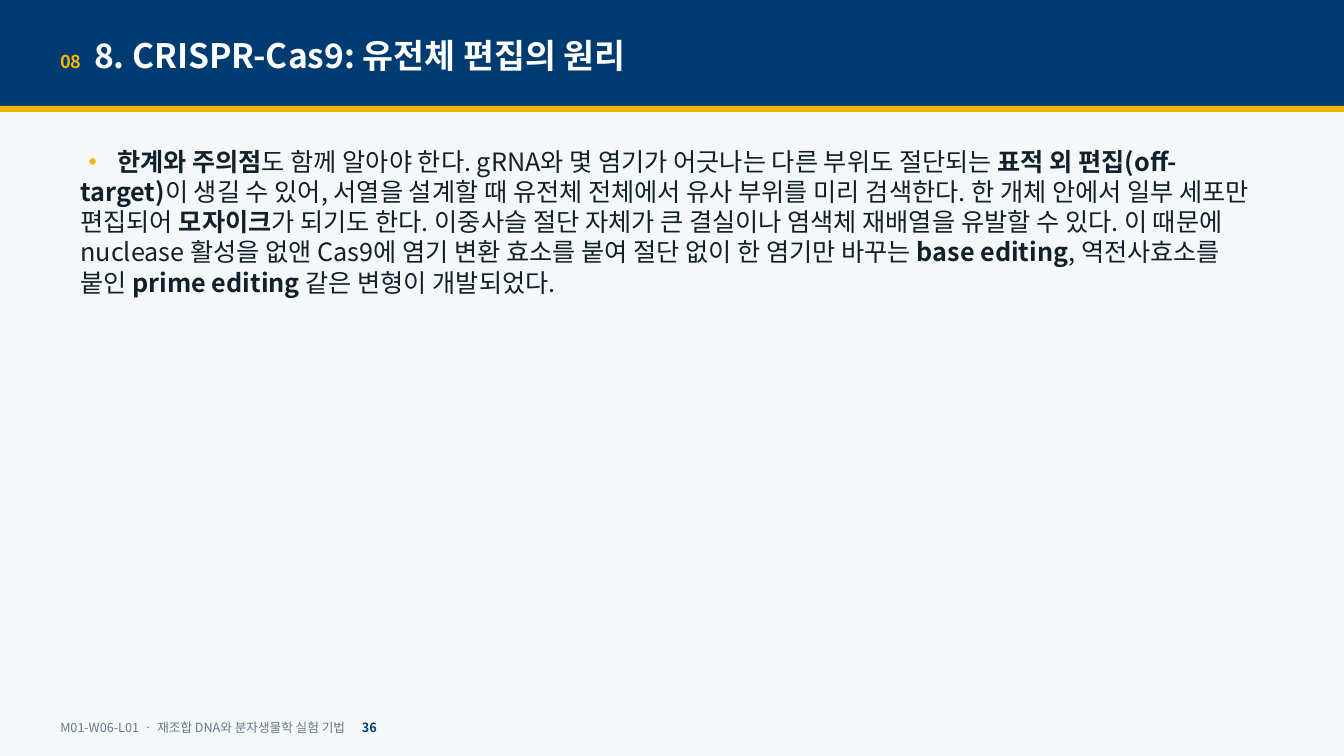
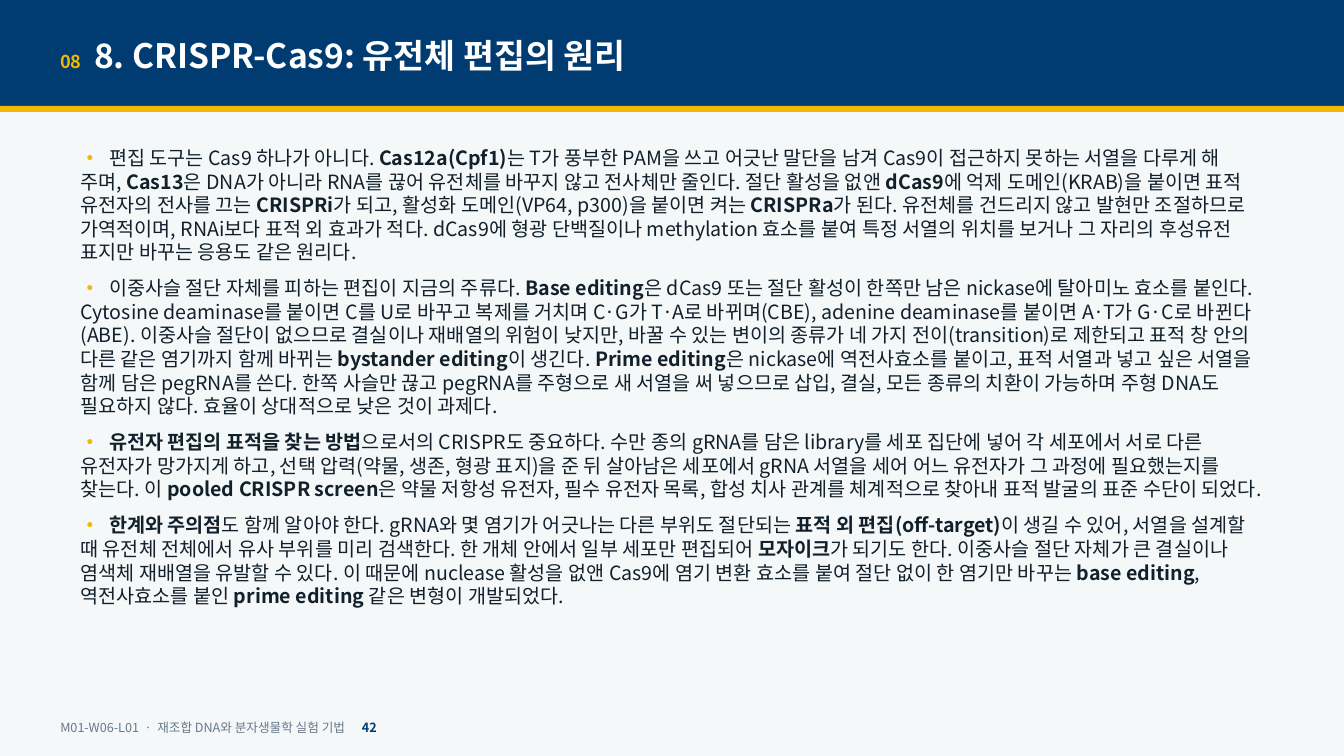
Before and after one commit to hoperiasd2/hoperiasd2.github.io, a slide deck: slide 42 of curriculum/M01/W06/L01/slides.pptx (slide 36 before the commit). Drawn at 1344x756 pixels with LibreOffice and Linux fonts; fonts in the diff are those of the drawing. Boxes give left, top, right and bottom in pixels: in the first picture for what was removed or moved away, otherwise in the second. Text is boxed around its words. In the diff, an @@ line names an element or a change of style, - is before the commit and + after.

```diff
--- a/curriculum/M01/W06/L01/slides.pptx
+++ b/curriculum/M01/W06/L01/slides.pptx
@@ text at (80,148,1262,501): paragraphs added @@
+• 편집 도구는 Cas9 하나가 아니다. Cas12a(Cpf1)는 T가 풍부한 PAM을 쓰고 어긋난 말단을 남겨 Cas9이 접근하지 못하는 서열을 다루게 해 주며, Cas13은 DNA가 아니라 RNA를 끊어 유전체를 바꾸지 않고 전사체만 줄인다. 절단 활성을 없앤 dCas9에 억제 도메인(KRAB)을 붙이면 표적 유전자의 전사를 끄는 CRISPRi가 되고, 활성화 도메인(VP64, p300)을 붙이면 켜는 CRISPRa가 된다. 유전체를 건드리지 않고 발현만 조절하므로 가역적이며, RNAi보다 표적 외 효과가 적다. dCas9에 형광 단백질이나 methylation 효소를 붙여 특정 서열의 위치를 보거나 그 자리의 후성유전 표지만 바꾸는 응용도 같은 원리다.
+• 이중사슬 절단 자체를 피하는 편집이 지금의 주류다. Base editing은 dCas9 또는 절단 활성이 한쪽만 남은 nickase에 탈아미노 효소를 붙인다. Cytosine deaminase를 붙이면 C를 U로 바꾸고 복제를 거치며 C·G가 T·A로 바뀌며(CBE), adenine deaminase를 붙이면 A·T가 G·C로 바뀐다(ABE). 이중사슬 절단이 없으므로 결실이나 재배열의 위험이 낮지만, 바꿀 수 있는 변이의 종류가 네 가지 전이(transition)로 제한되고 표적 창 안의 다른 같은 염기까지 함께 바뀌는 bystander editing이 생긴다. Prime editing은 nickase에 역전사효소를 붙이고, 표적 서열과 넣고 싶은 서열을 함께 담은 pegRNA를 쓴다. 한쪽 사슬만 끊고 pegRNA를 주형으로 새 서열을 써 넣으므로 삽입, 결실, 모든 종류의 치환이 가능하며 주형 DNA도 필요하지 않다. 효율이 상대적으로 낮은 것이 과제다.
+• 유전자 편집의 표적을 찾는 방법으로서의 CRISPR도 중요하다. 수만 종의 gRNA를 담은 library를 세포 집단에 넣어 각 세포에서 서로 다른 유전자가 망가지게 하고, 선택 압력(약물, 생존, 형광 표지)을 준 뒤 살아남은 세포에서 gRNA 서열을 세어 어느 유전자가 그 과정에 필요했는지를 찾는다. 이 pooled CRISPR screen은 약물 저항성 유전자, 필수 유전자 목록, 합성 치사 관계를 체계적으로 찾아내 표적 발굴의 표준 수단이 되었다.
@@ text at (80,515,1245,608): size 18 to 14 pt in "• 한계와 주의점도 함께 알아야 한다. gRNA와 ..." @@
@@ text at (60,721,377,733): text changed @@
-M01-W06-L01 · 재조합 DNA와 분자생물학 실험 기법 36
+M01-W06-L01 · 재조합 DNA와 분자생물학 실험 기법 42
```
Also in this commit, not shown: 40 other slides changed, 15 slides added, 5 other files.
